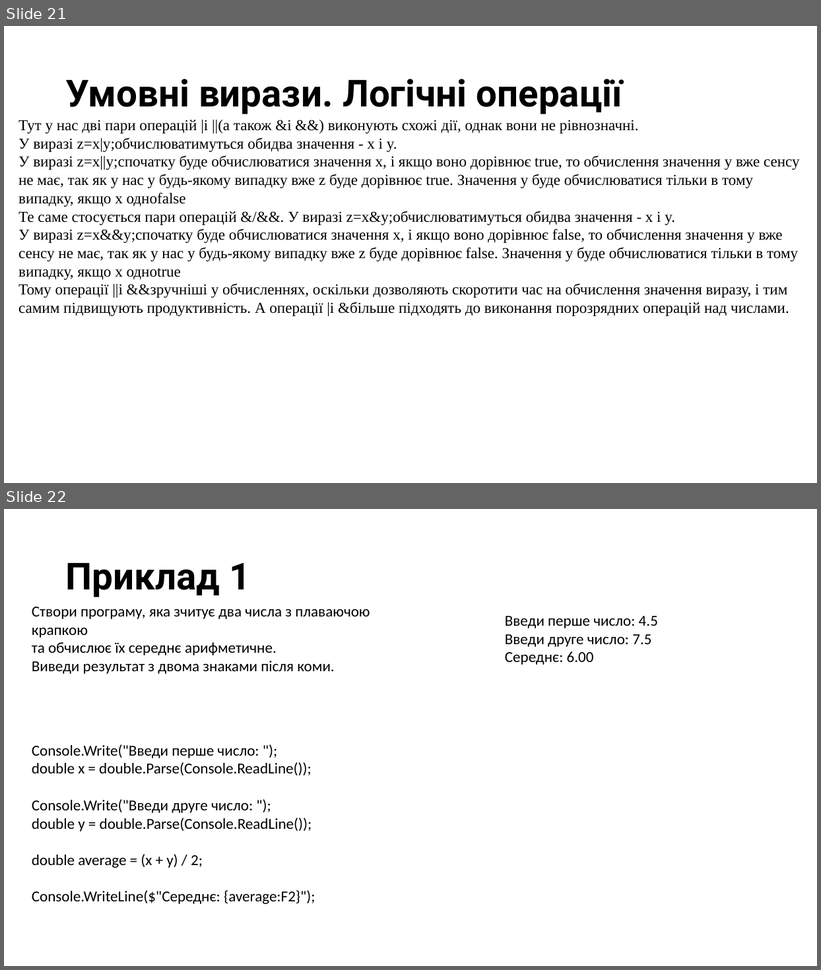
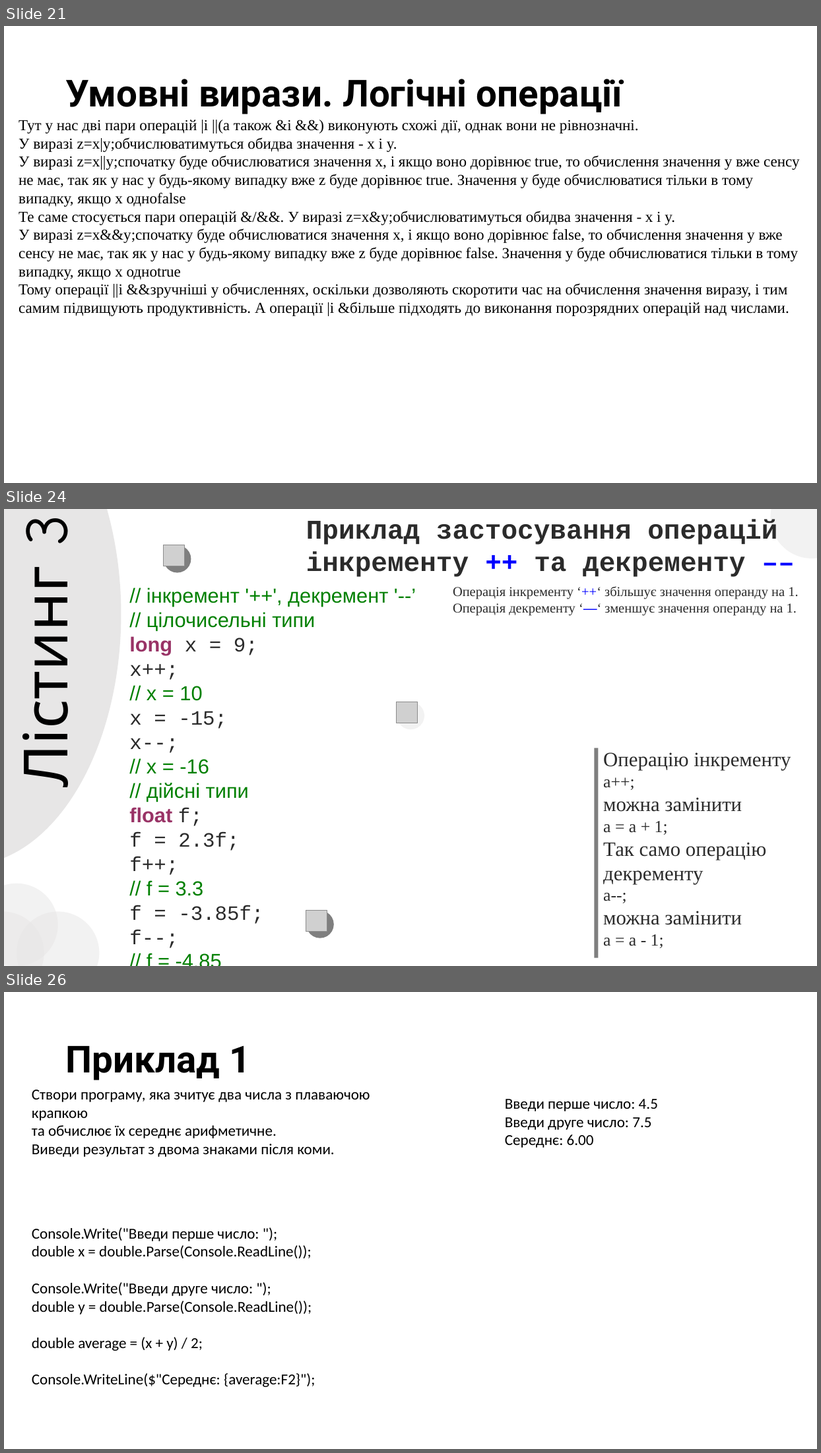
Before and after one commit to arg3ntuum/UnityCourse, a slide deck: Модуль 1/Unity Модуль 1 Урок 2. Базові операції.pptx. Shown one above the other, each under a label of ours: slides 21 and 22 before the commit, slides 21, 24 and 26 after it; the slides between them are not shown. The pictures are 821x970 and 821x1453 pixels, drawn with LibreOffice and Linux fonts; fonts in the diff are those of the drawing; grey boxes stand for pictures. Boxes give left, top, right and bottom in pixels: in the first picture for what was removed or moved away, otherwise in the second. Text is boxed around its words. In the diff, an @@ line names an element or a change of style, - is before the commit and + after.

```diff
--- a/Модуль 1/Unity Модуль 1 Урок 2. Базові операції.pptx
+++ b/Модуль 1/Unity Модуль 1 Урок 2. Базові операції.pptx
@@ slide 24 added at box(4, 509, 817, 966), background #FFFFFF @@
@@ ellipse added at box(4, 509, 121, 866), fill #E7E6E6 @@
@@ text added at box(4, 518, 90, 781), 72 pt, text #000000 @@
+Лістинг 3
@@ text added at box(306, 519, 778, 577), 32 pt, text #2B2B2B, bold @@
+Приклад застосування операцій інкременту ++ та декременту ––
@@ ellipse added at box(771, 509, 817, 559), fill #E7E6E6 at 50% opacity @@
@@ picture added at box(163, 545, 185, 566) @@
@@ ellipse added at box(164, 545, 191, 572), fill #000000 at 50% opacity @@
@@ text added at box(129, 588, 388, 949), 24 pt, text #008000 @@
+// інкремент '++', декремент '--’
+// цілочисельні типи
+long x = 9;
+x++;
+// x = 10
+x = -15;
+x--;
+// x = -16
+// дійсні типи
+float f;
+f = 2.3f;
+f++;
+// f = 3.3
+f = -3.85f;
+f--;
+// f = -4.85
@@ text added at box(453, 586, 798, 616), 16 pt, text #2B2B2B @@
+Операція інкременту ‘++‘ збільшує значення операнду на 1.
+Операція декременту ‘—‘ зменшує значення операнду на 1.
@@ ellipse added at box(397, 702, 424, 730), fill #E7E6E6 at 50% opacity @@
@@ picture added at box(397, 702, 418, 723) @@
@@ rectangle added at box(595, 748, 599, 958), fill #000000 at 50% opacity @@
@@ text added at box(603, 753, 791, 949), 24 pt, text #2B2B2B @@
+Операцію інкременту
+a++;
+можна замінити
+a = a + 1;
+Так само операцію декременту
+a--;
+можна замінити
+a = a - 1;
@@ ellipse added at box(4, 883, 58, 966), fill #E7E6E6 at 50% opacity @@
@@ ellipse added at box(4, 912, 44, 966), fill #E7E6E6 at 50% opacity @@
@@ ellipse added at box(17, 912, 100, 966), fill #E7E6E6 at 50% opacity @@
@@ picture added at box(306, 911, 327, 932) @@
@@ ellipse added at box(306, 911, 334, 939), fill #000000 at 50% opacity @@
@@ what was slide 22 is now slide 26 @@
```
Also in this commit, not shown: 3 other slides added, 2 other files.
